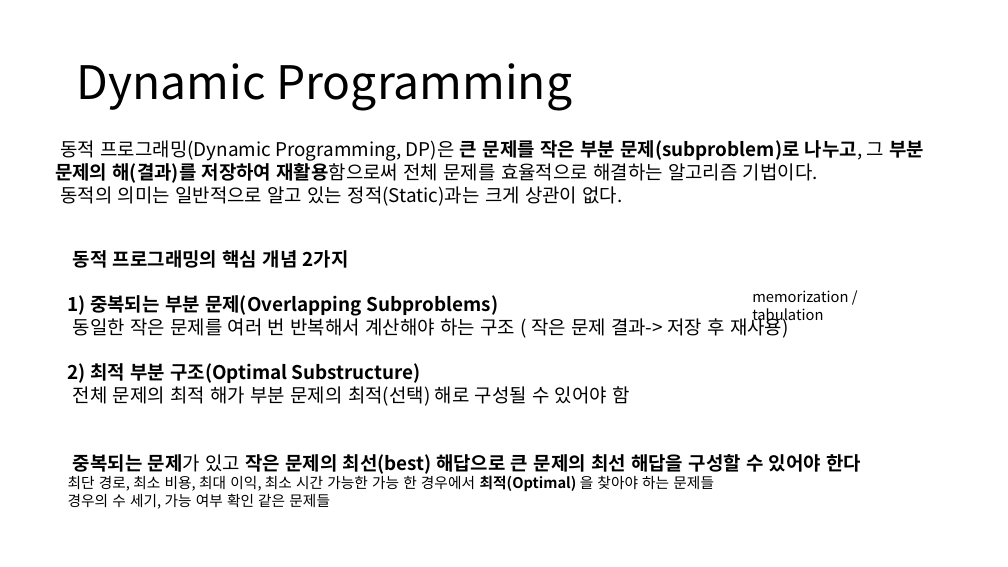
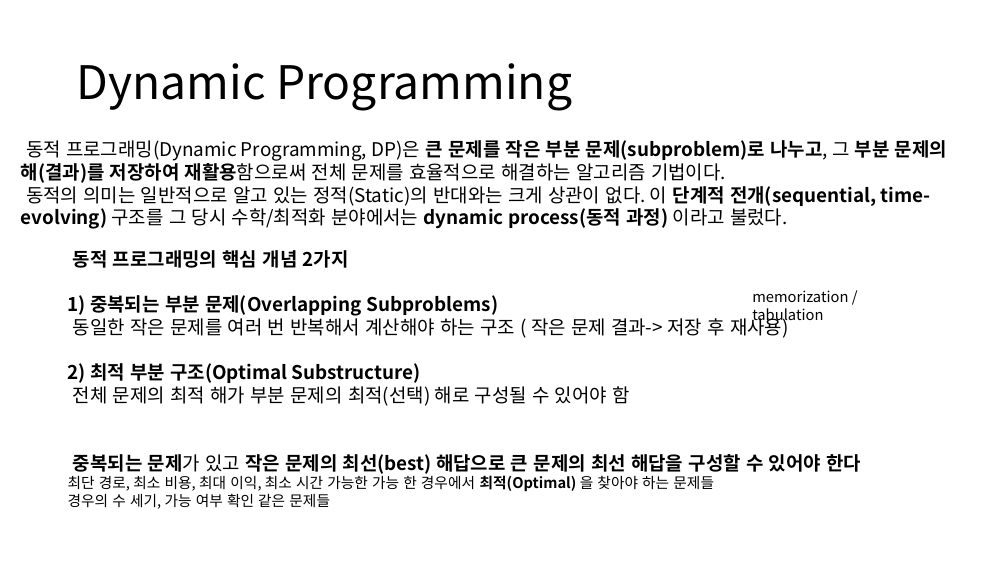
Before and after one commit to ldw9981/DataStructureAndAlgorithm, a slide deck: slide 2 of Documents/동적프로그래밍(Dynamic Programming).pptx. Drawn at 1008x567 pixels with LibreOffice and Linux fonts; fonts in the diff are those of the drawing. Boxes give left, top, right and bottom in pixels: in the first picture for what was removed or moved away, otherwise in the second. Text is boxed around its words. In the diff, an @@ line names an element or a change of style, - is before the commit and + after.

Commit message:
update

```diff
--- a/Documents/동적프로그래밍(Dynamic Programming).pptx
+++ b/Documents/동적프로그래밍(Dynamic Programming).pptx
@@ text "동적 프로그래밍(Dynamic Programming, DP)은 큰 ...": place and size @@
-text "동적 프로그래밍(Dynamic Programming, DP)은 큰 ..." at [55,140,924,206]
+text "동적 프로그래밍(Dynamic Programming, DP)은 큰 ..." at [21,140,947,229]
@@ text at [21,182,931,229]: text changed @@
-동적의 의미는 일반적으로 알고 있는 정적(Static)과는 크게 상관이 없다.
+동적의 의미는 일반적으로 알고 있는 정적(Static)의 반대와는 크게 상관이 없다. 이 단계적 전개(sequential, time-evolving) 구조를 그 당시 수학/최적화 분야에서는 dynamic process(동적 과정) 이라고 불렀다.
```
